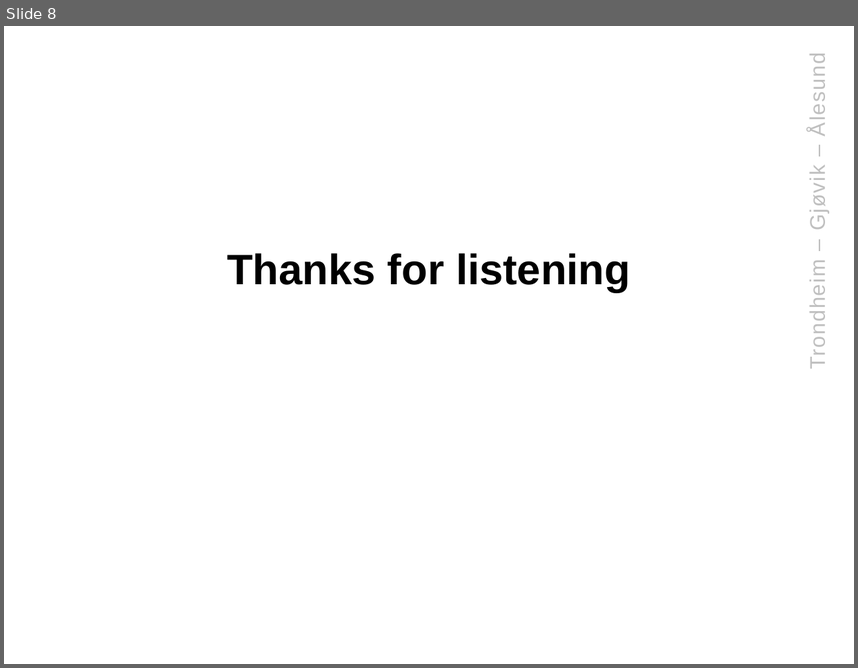
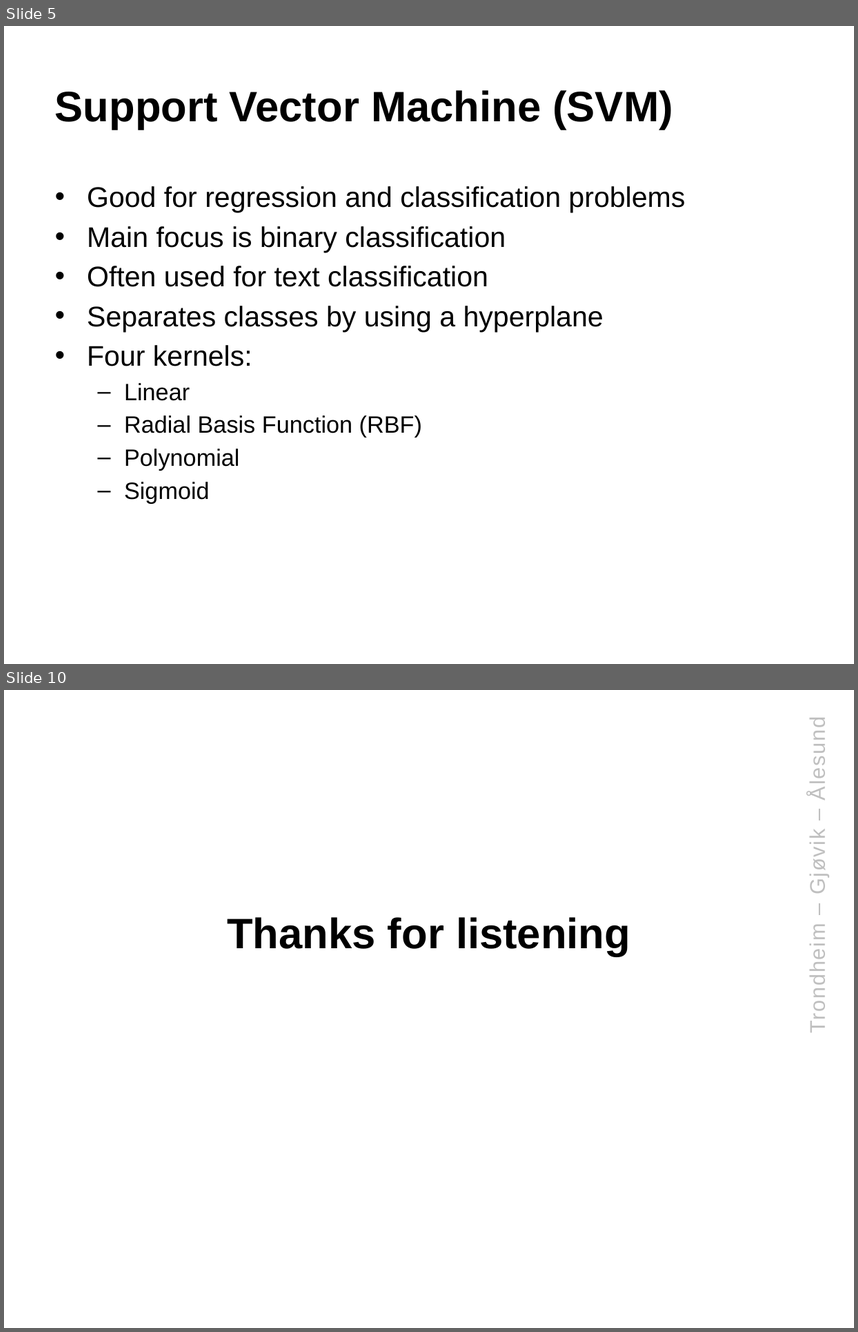
Before and after one commit to klAndersen/IMT4904_Msc_Presentation, a slide deck: IMT4904_Msc_Presentation.pptx. Shown one above the other, each under a label of ours: slide 8 before the commit, slides 5 and 10 after it; the slides between them are not shown. The pictures are 858x668 and 858x1332 pixels, drawn with LibreOffice and Linux fonts; fonts in the diff are those of the drawing; background and template pictures are left out. Boxes give left, top, right and bottom in pixels: in the first picture for what was removed or moved away, otherwise in the second. Text is boxed around its words. In the diff, an @@ line names an element or a change of style, - is before the commit and + after.

```diff
--- a/IMT4904_Msc_Presentation.pptx
+++ b/IMT4904_Msc_Presentation.pptx
@@ slide 5 added at <box>4,26,854,664</box>, background #FFFFFF; not listed: 1 template element that a slide beside it also shows @@
@@ title added at <box>55,90,673,129</box>, 36 pt, text #000000, bold @@
+Support Vector Machine (SVM)
@@ text added at <box>87,186,685,503</box>, 24 pt, text #000000 @@
+• Good for regression and classification problems
+• Main focus is binary classification
+• Often used for text classification
+• Separates classes by using a hyperplane
+• Four kernels:
+  – Linear
+  – Radial Basis Function (RBF)
+  – Polynomial
+  – Sigmoid
@@ what was slide 8 is now slide 10 @@
```
Also in this commit, not shown: 7 slides changed, 1 other slide added, 1 other file.
